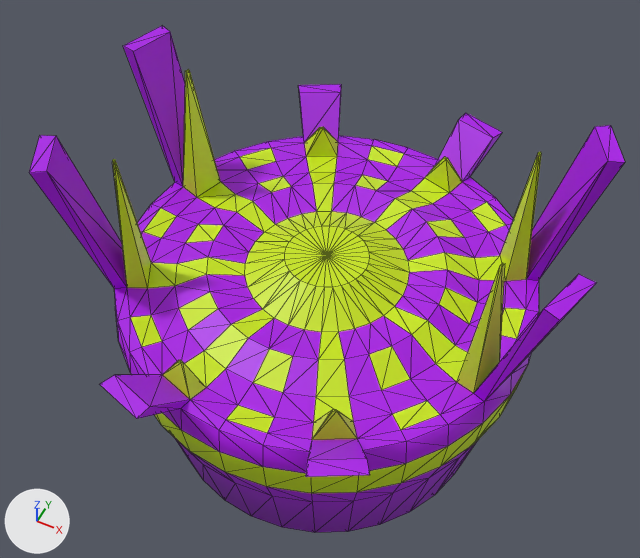
An edit to the COLLADA model 3d-models/AlienStructureSpawnerVertical.dae, drawn before and after from the same camera.
Camera for both pictures: a 50 mm lens placed at (1.22, -2.52, 3.2), pointed at (-0.04, 0.02, 0.03). The lights are fixed; the arrows at lower left show +X, +Y and +Z. Mesh edges are drawn as thin lines.

The scene before the commit, as lines of its bpy script (objects in view):
```python
mat_material_002 = principled_material('Material.002')
mat_material_002.base_color = (0.583, 0.794, 0.0)  # yellow #c9e600
me_sphere = bpy.data.meshes.new('Sphere')
me_sphere.from_pydata(...)  # 546 vertices, 1088 faces; spans x -1.17..1.17, y -1.17..1.17, z -0.86..0.86
# faces by material slot: [768, 320]
me_sphere.materials.append(mat_material_001)  # purple #a900e6
me_sphere.materials.append(mat_material_002)  # yellow #c9e600
# before: 486 (0.93, 0.62, 0.86) at pixel (594, 126), 487 (0.99, 0.66, 0.86) at pixel (610, 125), 488 (1.04, 0.43, 0.86) at pixel (607, 161), 489 (1.1, 0.46, 0.86) at pixel (625, 162), 518 (0.76, 0.42, 0.82) at pixel (538, 152)
# before: 519 (0.77, 0.42, 0.82) at pixel (540, 151), 520 (0.77, 0.4, 0.82) at pixel (539, 154), 521 (0.78, 0.41, 0.82) at pixel (541, 154)
# before: 490 (1.1, -0.22, 0.86) at pixel (578, 273), 491 (1.17, -0.23, 0.86) at pixel (596, 282), 492 (1.04, -0.43, 0.86) at pixel (543, 308), 493 (1.1, -0.46, 0.86) at pixel (559, 320), 522 (0.83, -0.24, 0.82) at pixel (502, 262)
# before: 523 (0.84, -0.25, 0.82) at pixel (505, 263), 524 (0.83, -0.26, 0.82) at pixel (500, 265), 525 (0.84, -0.26, 0.82) at pixel (502, 266)
# before: 502 (-0.93, -0.62, 0.86) at pixel (46, 171), 503 (-0.99, -0.66, 0.86) at pixel (29, 172), 504 (-1.04, -0.43, 0.86) at pixel (56, 135), 505 (-1.1, -0.46, 0.86) at pixel (39, 135), 534 (-0.76, -0.42, 0.82) at pixel (114, 162)
# before: 535 (-0.77, -0.42, 0.82) at pixel (112, 162), 536 (-0.77, -0.4, 0.82) at pixel (115, 159), 537 (-0.78, -0.41, 0.82) at pixel (113, 159)
# before: 506 (-1.1, 0.22, 0.86) at pixel (133, 51), 507 (-1.17, 0.23, 0.86) at pixel (122, 45), 508 (-1.04, 0.43, 0.86) at pixel (170, 31), 509 (-1.1, 0.46, 0.86) at pixel (162, 25), 538 (-0.83, 0.24, 0.82) at pixel (186, 72)
# before: 539 (-0.84, 0.25, 0.82) at pixel (185, 70), 540 (-0.83, 0.26, 0.82) at pixel (189, 70), 541 (-0.84, 0.26, 0.82) at pixel (188, 69)
ob_sphere = bpy.data.objects.new('Sphere', me_sphere)
ob_sphere.location = (0.0, 0.0, 0.0)
```
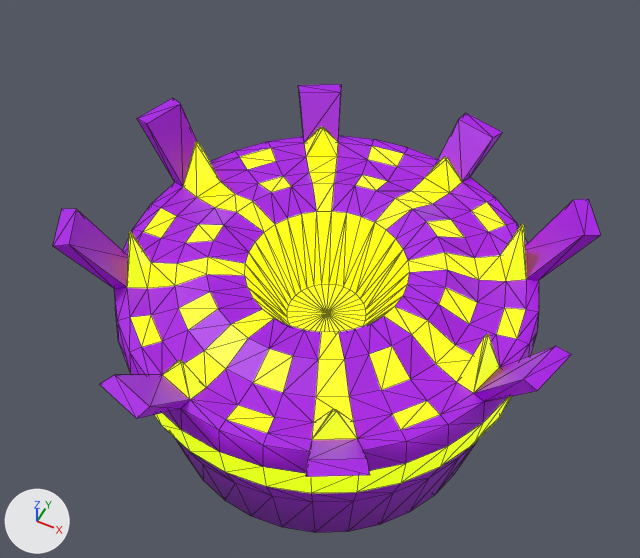
Patch to the scene script:
```diff
--- a/3d-models/AlienStructureSpawnerVertical.dae.py
+++ b/3d-models/AlienStructureSpawnerVertical.dae.py
@@ mat_material_002 @@
 mat_material_002.base_color = (0.583, 0.794, 0.0)  # yellow #c9e600
+mat_material_002.emission_color = (0.584, 0.791, 0.0)  # yellow #c9e600
+mat_material_002.emission_strength = 1.0
@@ me_sphere @@
 me_sphere.from_pydata(...)  # 546 vertices, 1088 faces; spans x -1.17..1.17, y -1.17..1.17, z -0.86..0.86
 # used by ob_sphere; location = (0.0, 0.0, 0.0)
+# me_sphere part 1: all 33 vertices in x -0.2..0.2, y -0.2..0.2, z 0.23 are moved by (0.0, 0.0, -0.42)
+# me_sphere part 2
+for i in [*range(486, 490), *range(518, 522)]: me_sphere.vertices[i].co += Vector((0.0, 0.0, -0.42))
+# me_sphere part 3
+for i in [*range(490, 494), *range(522, 526)]: me_sphere.vertices[i].co += Vector((0.0, 0.0, -0.42))
+# me_sphere part 4
+for i in [*range(502, 506), *range(534, 538)]: me_sphere.vertices[i].co += Vector((0.0, 0.0, -0.42))
+# me_sphere part 5
+for i in [*range(506, 510), *range(538, 542)]: me_sphere.vertices[i].co += Vector((0.0, 0.0, -0.42))
 me_sphere.materials.append(mat_material_001)
```

Location of each change, (x1, y1, x2, y2) in pixels of the pictures (640 x 558 px; the box of a moved part takes in the faces that stretch with it):
'Sphere', recoloured, surface changed, reshaped (8% narrower, 11% shorter): before (29, 26, 625, 533); after (53, 84, 600, 533)
part 1 of me_sphere, moved or reshaped: (245, 211, 409, 332) in both
part 2 of me_sphere, moved or reshaped: before (500, 125, 625, 281); after (500, 199, 600, 281)
part 3 of me_sphere, moved or reshaped: before (457, 263, 596, 401); after (457, 334, 572, 402)
part 4 of me_sphere, moved or reshaped: before (29, 135, 151, 289); after (53, 209, 151, 289)
part 5 of me_sphere, moved or reshaped: before (123, 26, 221, 197); after (137, 98, 221, 197)
